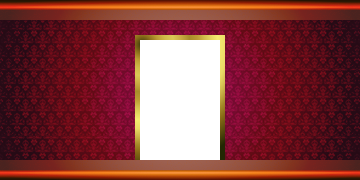
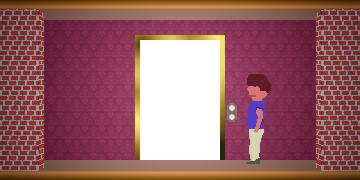
Comparing the layer stacks of the two 360px x 180px images. Changes:
added layer "UpperButton" above "LowerButton" over [229,105,235,111]
added layer "LowerButton" above "Doors" over [229,114,235,120]
added layer "Clipboard#1" above "Lighting copy" over [246,74,271,164]
added layer "Lighting copy" (soft light, 72%) above "Lighting" over [0,0,360,180]
"Lighting": blend color burn → multiply over [0,0,360,180]
added layer "Clipboard" above "Ceiling" over [0,9,360,171]
painted on "Wall" over [225,77,237,122]
